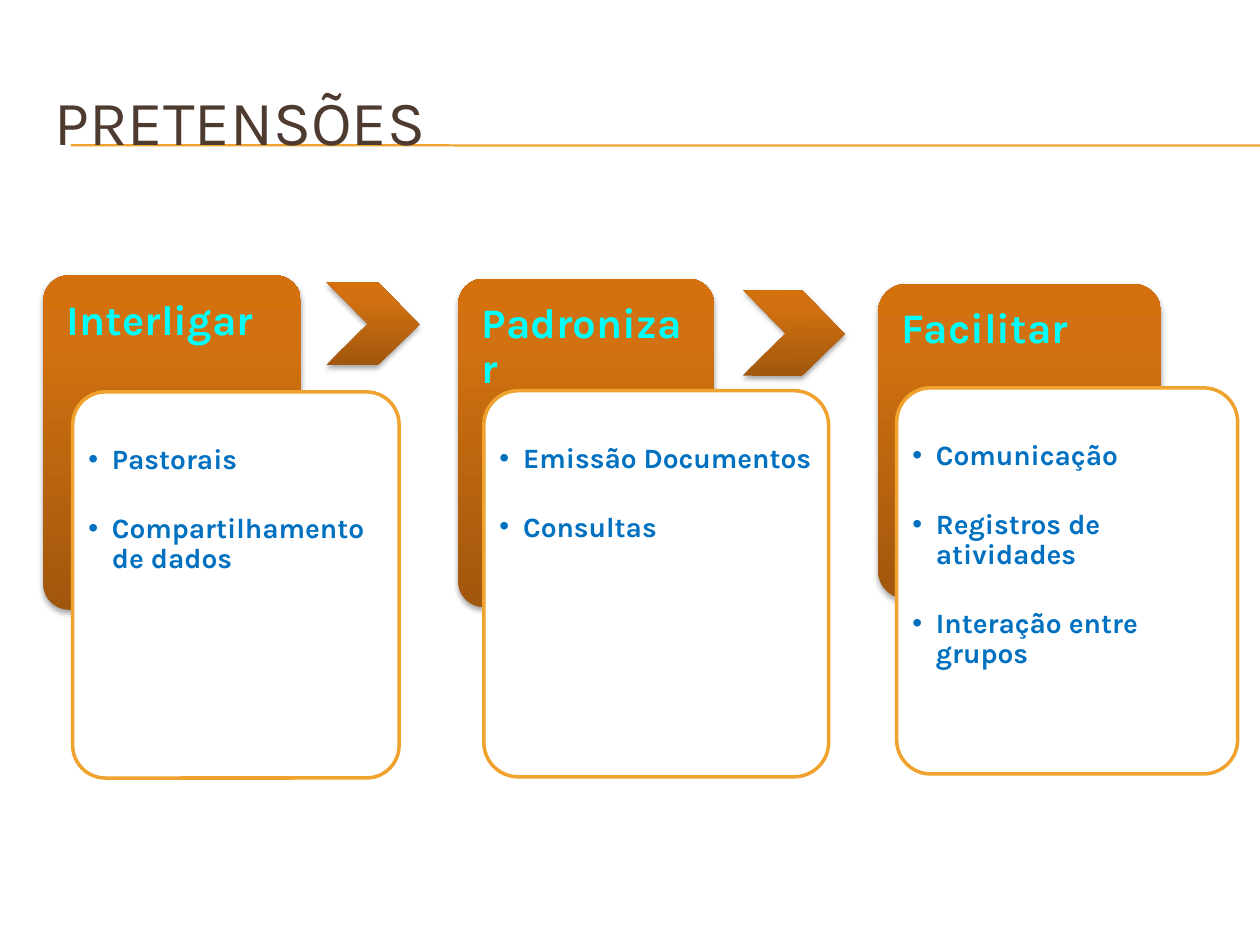
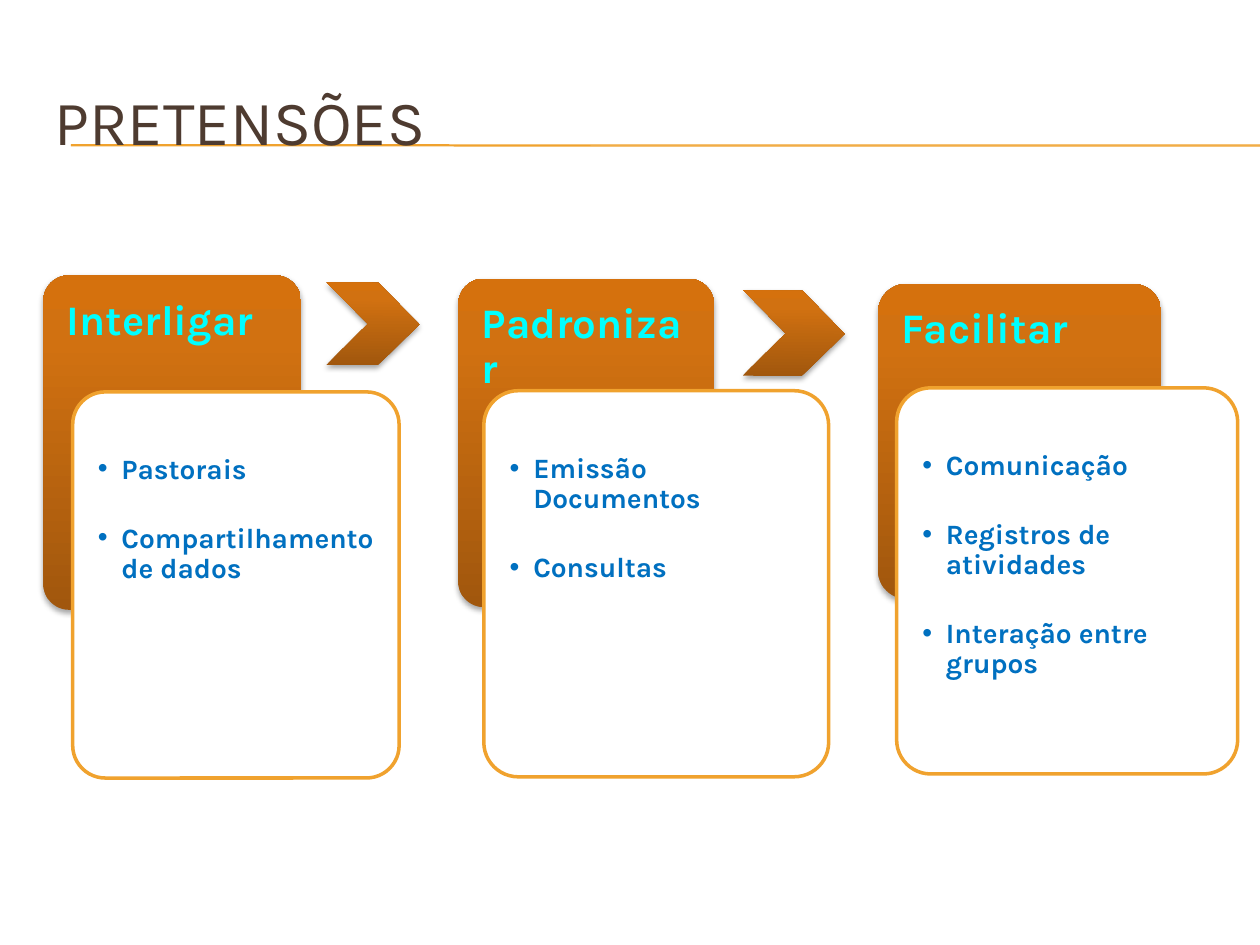
Before and after one commit to Neimarmg/Open_source, a slide deck: slide 6 of SAS/Planejamento/Docs/#3 - Apresentação do projeto.pptx. Drawn at 1260x945 pixels with LibreOffice and Linux fonts; fonts in the diff are those of the drawing; background and template pictures are left out. Boxes give left, top, right and bottom in pixels: in the first picture for what was removed or moved away, otherwise in the second. Text is boxed around its words. In the diff, an @@ line names an element or a change of style, - is before the commit and + after.

```diff
--- a/SAS/Planejamento/Docs/#3 - Apresentação do projeto.pptx
+++ b/SAS/Planejamento/Docs/#3 - Apresentação do projeto.pptx
@@ text "Pastorais": place and size @@
-text "Pastorais" at [112,449,364,569]
+text "Pastorais" at [121,459,373,579]
@@ text "Emissão Documentos" rewrapped from [523,448,811,538] to [533,458,700,578] @@
@@ text "Comunicação": place and size @@
-text "Comunicação" at [936,445,1138,670]
+text "Comunicação" at [946,455,1148,680]
```
Also in this commit, not shown: 5 other slides changed, 1 slide added.
